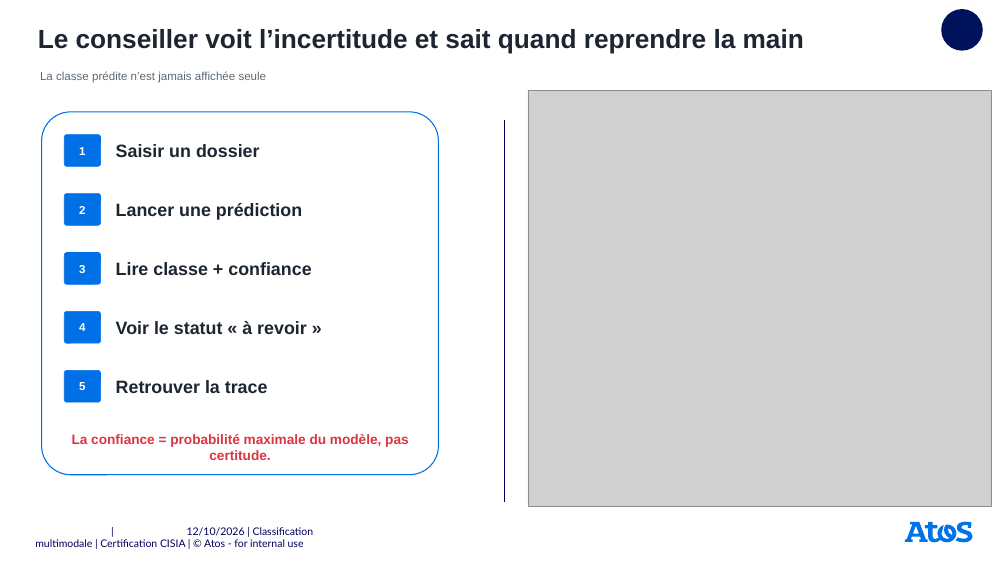
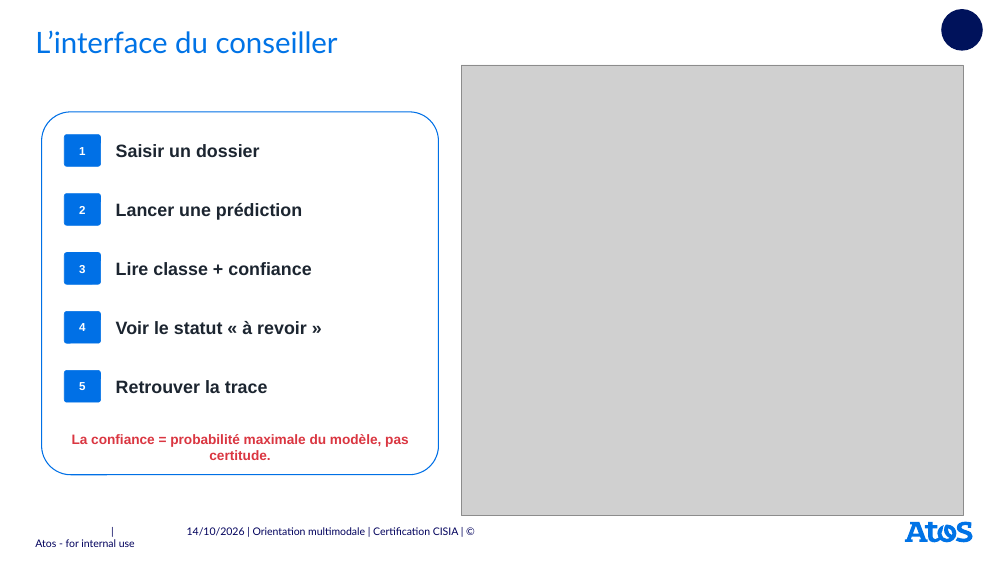
Before and after one commit to userZku/multimodal-classification, a slide deck: slide 21 of reports/soutenance/presentation-certification-atos-v2.pptx (slide 15 before the commit). Drawn at 1008x567 pixels with LibreOffice and Linux fonts; fonts in the diff are those of the drawing; grey boxes stand for pictures; background and template pictures are left out. Boxes give left, top, right and bottom in pixels: in the first picture for what was removed or moved away, otherwise in the second. Text is boxed around its words. In the diff, an @@ line names an element or a change of style, - is before the commit and + after.

```diff
--- a/reports/soutenance/presentation-certification-atos-v2.pptx
+++ b/reports/soutenance/presentation-certification-atos-v2.pptx
@@ text removed at [38, 29, 804, 54] @@
-Le conseiller voit l’incertitude et sait quand reprendre la main
@@ title added at [35, 30, 338, 54], 28 pt, text #0073E6 @@
+L’interface du conseiller
@@ text removed at [40, 71, 267, 83] @@
-La classe prédite n’est jamais affichée seule
@@ picture: place and size @@
-picture at [528, 91, 991, 507]
+picture at [461, 65, 963, 516]
@@ line removed from (504, 119) to (504, 503) @@
@@ text at [187, 527, 459, 536]: text changed @@
-| 12/10/2026 | Classification multimodale | Certification CISIA | © Atos - for internal use
+| 14/10/2026 | Orientation multimodale | Certification CISIA | © Atos - for internal use
```
Also in this commit, not shown: 21 other slides changed, 9 slides added, 2 slides removed, 17 other files.
